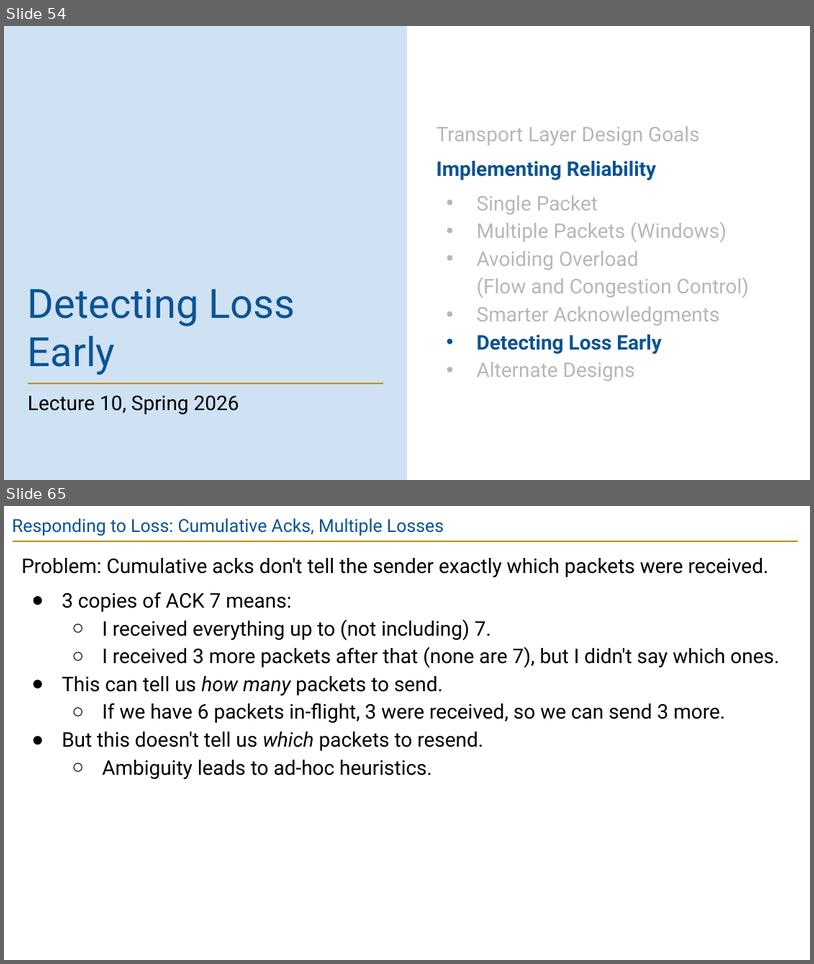
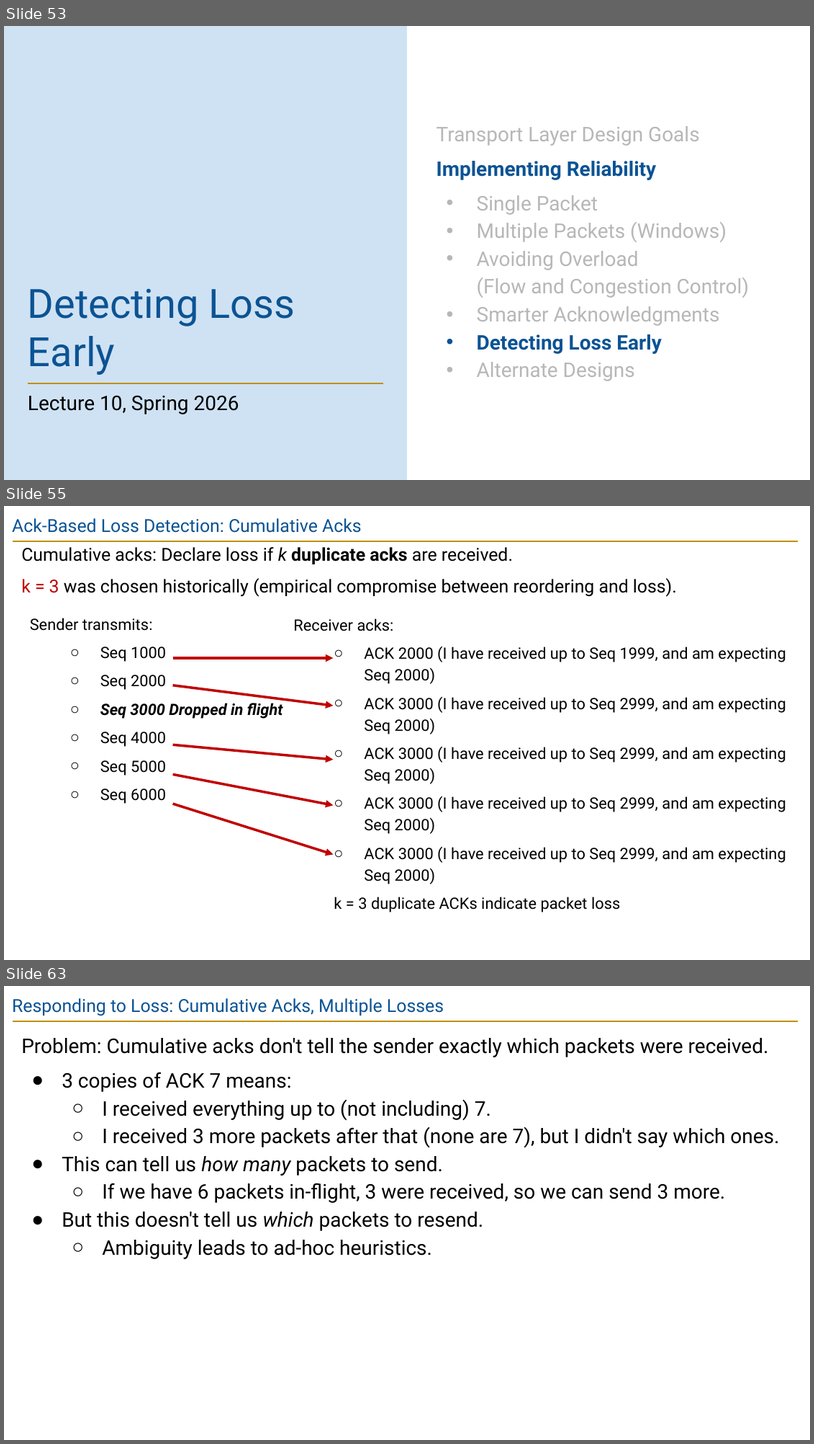
Before and after one commit to guhofstra/CSC175Sp26, a slide deck: PPTs/Lecture 10 - Reliability.pptx. Shown one above the other, each under a label of ours: slides 54 and 65 before the commit, slides 53, 55 and 63 after it; the slides between them are not shown. The pictures are 814x964 and 814x1444 pixels, drawn with LibreOffice and Linux fonts; fonts in the diff are those of the drawing. Boxes give left, top, right and bottom in pixels: in the first picture for what was removed or moved away, otherwise in the second. Text is boxed around its words. In the diff, an @@ line names an element or a change of style, - is before the commit and + after.

```diff
--- a/PPTs/Lecture 10 - Reliability.pptx
+++ b/PPTs/Lecture 10 - Reliability.pptx
@@ slide 55 added at box(4, 506, 810, 960), background #FFFFFF; not listed: 1 template element that a slide beside it also shows @@
@@ title added at box(12, 518, 362, 533), 16 pt, text #0B5394 @@
+Ack-Based Loss Detection: Cumulative Acks
@@ text added at box(21, 547, 677, 597), 16 pt, text #000000 @@
+Cumulative acks: Declare loss if k duplicate acks are received.
+k = 3 was chosen historically (empirical compromise between reordering and loss).
@@ text added at box(30, 618, 283, 803), 14 pt, text #000000 @@
+Sender transmits:
+  ○ Seq 1000
+  ○ Seq 2000
+  ○ Seq 3000 Dropped in flight
+  ○ Seq 4000
+  ○ Seq 5000
+  ○ Seq 6000
@@ text added at box(293, 618, 786, 912), 14 pt, text #000000 @@
+Receiver acks:
+  ○ ACK 2000 (I have received up to Seq 1999, and am expecting Seq 2000)
+  ○ ACK 3000 (I have received up to Seq 2999, and am expecting Seq 2000)
+  ○ ACK 3000 (I have received up to Seq 2999, and am expecting Seq 2000)
+  ○ ACK 3000 (I have received up to Seq 2999, and am expecting Seq 2000)
+  ○ ACK 3000 (I have received up to Seq 2999, and am expecting Seq 2000)
+  k = 3 duplicate ACKs indicate packet loss
@@ arrow added from (172, 658) to (333, 658), #C00000 2.25 pt @@
@@ arrow added from (172, 685) to (333, 705), #C00000 2.25 pt @@
@@ arrow added from (172, 745) to (333, 759), #C00000 2.25 pt @@
@@ arrow added from (172, 775) to (333, 806), #C00000 2.25 pt @@
@@ arrow added from (172, 803) to (333, 854), #C00000 2.25 pt @@
@@ what was slide 54 is now slide 53 @@
@@ what was slide 65 is now slide 63 @@
```
Also in this commit, not shown: 10 slides changed, 4 slides removed, 14 other files.
